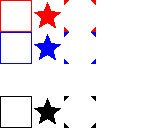
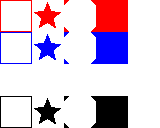
Before/after of a 160 × 128 layered artwork. What changed in the layer stack:
painted on "Pasted Layer" over <box>96,96,128,128</box>
painted on "Background" over <box>96,0,128,64</box>
